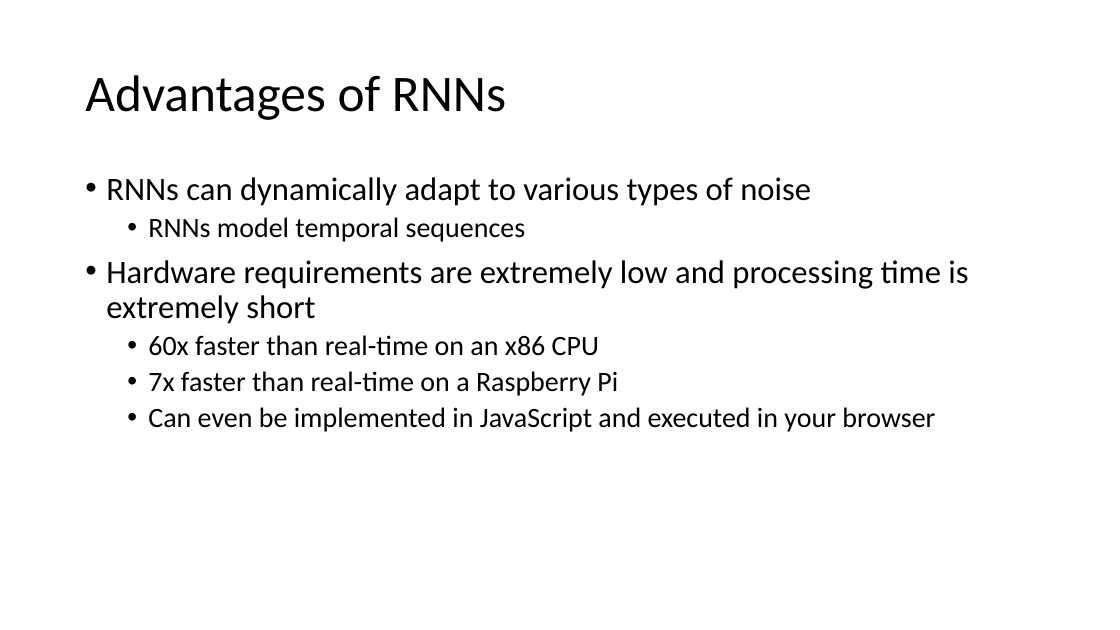
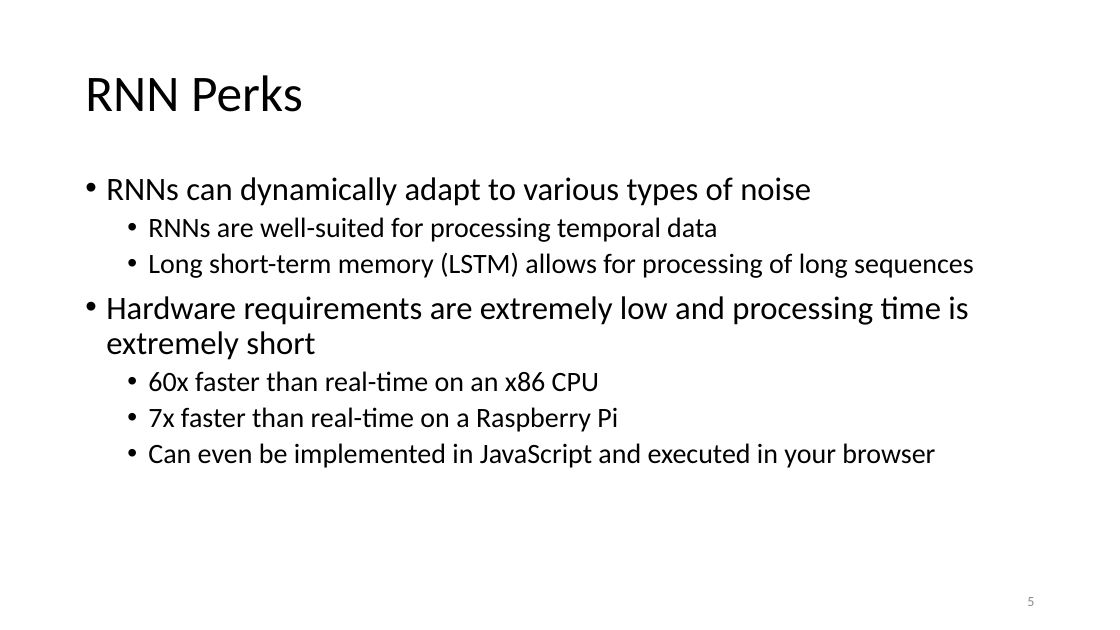
Before and after one commit to mt3443/eecs649_advanced_topic, a slide deck: slide 5 of presentation.pptx (slide 3 before the commit). Drawn at 1120x630 pixels with LibreOffice and Linux fonts; fonts in the diff are those of the drawing. Boxes give left, top, right and bottom in pixels: in the first picture for what was removed or moved away, otherwise in the second. Text is boxed around its words. In the diff, an @@ line names an element or a change of style, - is before the commit and + after.

Commit message:
Added more information about RNN and LSTM

```diff
--- a/presentation.pptx
+++ b/presentation.pptx
@@ title at (85, 75, 303, 112): text changed @@
-Advantages of RNNs
+RNN Perks
@@ text at (148, 217, 974, 278): text changed @@
-  • RNNs model temporal sequences
+  • RNNs are well-suited for processing temporal data
+  • Long short-term memory (LSTM) allows for processing of long sequences
@@ page number added at (1027, 597, 1034, 606), 12 pt, text #8C8C8C @@
+5
```
Also in this commit, not shown: 7 other slides changed, 2 slides added.
